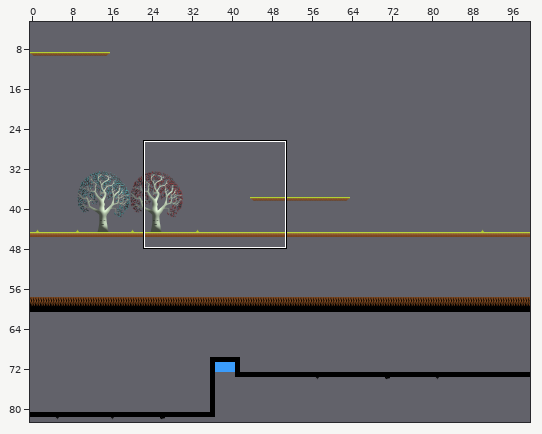
A Tiled map gets an edit: maps/chapter1.tmx. Above: a wide view before the commit, with the close-up outlined.
Close-up. As it was:
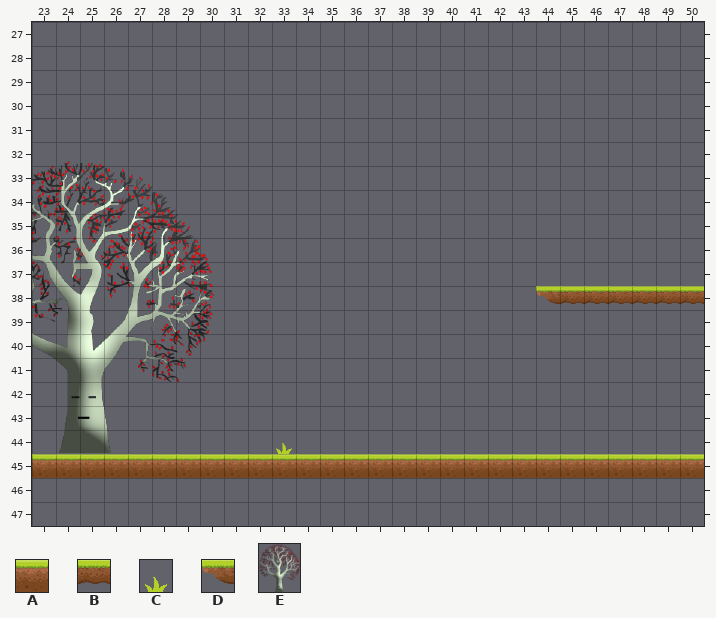
Cells are 32x32 px. Shown: x 23..50, y 27..47. The commit also changed other parts of the map, which this record leaves out. The old version is drawn lined up with the new one.
Key: from "ground_elements": A 1 "ground", B 11 "ground", C 14, D 17 "ground"; from "red_tree": E 0.
_ is an empty cell.
Objects are placed by their top-left corner, in cells (3,4 is the top-left corner of cell 3,4); size is 1x1 cell unless given.
Layers that did not change in this view are not listed.
Layer "Odihna_1" before, first column x 23:
27 ____________________________
28 ____________________________
29 ____________________________
30 ____________________________
31 ____________________________
32 ____________________________
33 ____________________________
34 ____________________________
35 ____________________________
36 ____________________________
37 ____________________________
38 _____________________DBBBBBB
39 ____________________________
40 ____________________________
41 ____________________________
42 ____________________________
43 ____________________________
44 __________C_________________
45 AAAAAAAAAAAAAAAAAAAAAAAAAAAA
46 ____________________________
47 ____________________________
Objects on layer "frontObj" before:
E at 20.1,32.8 size 10.5x12.2
After:
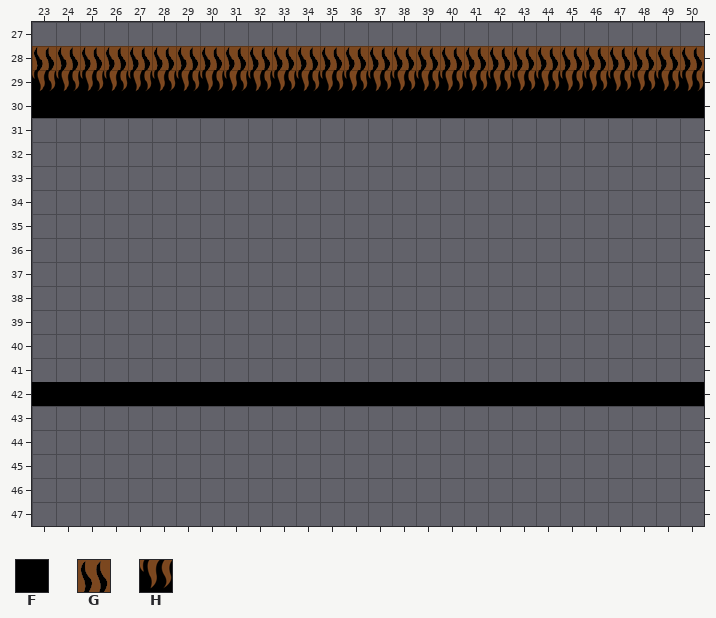
Further tiles: from "ground_elements": F 9 "ground", G 16, H 22.
Tiles of an added or newly shown layer are drawn over the layers below it.
From old to new:
Changed rows in their new state; . is an unchanged cell.
map size 100x120 -> 60x60 cells
Layer "Odihna_1" (removed):
first column x 44:
38 _______
first column x 23:
44 .........._.................
45 ____________________________
Layer "Camada de Tiles 1" (added):
first column x 23:
28 GGGGGGGGGGGGGGGGGGGGGGGGGGGG
29 HHHHHHHHHHHHHHHHHHHHHHHHHHHH
30 FFFFFFFFFFFFFFFFFFFFFFFFFFFF
first column x 23:
42 FFFFFFFFFFFFFFFFFFFFFFFFFFFF
Layer "frontObj":
removed: E at 20.1,32.8 size 10.5x12.2
